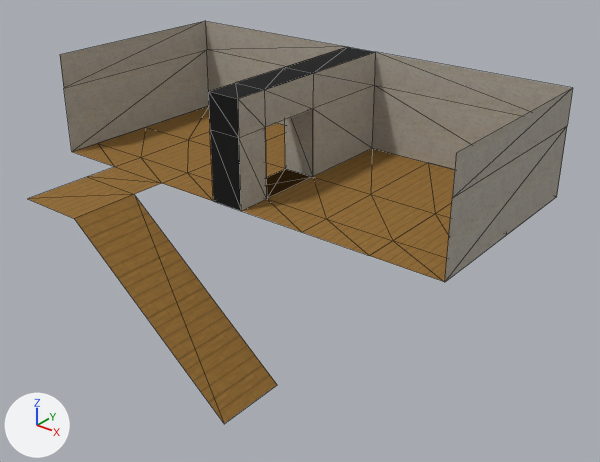
The glTF model models/house/interior_upstairs.glb as it was, and as the next commit left it.
Rendered twice from a camera (50 mm lens) standing at (27.46, -27.39, 8.94) and looking at (14.45, -11.14, -1.14). The lights are fixed; the arrows at lower left show +X, +Y and +Z. Mesh edges are drawn as thin lines. Objects named as collision shapes, trigger or cutter boxes, shadow casters or lower levels of detail are left out. Where no turn or scale is listed for an object, it has been applied to the vertices. Vertices at the same position are counted once.

Objects in the first picture: 'floor2_interior-col', 'floor2_room1_floor-col', 'floor2_room1_walls-col', 'floor2_room2_floor-col', 'floor2_room2_walls-col'.
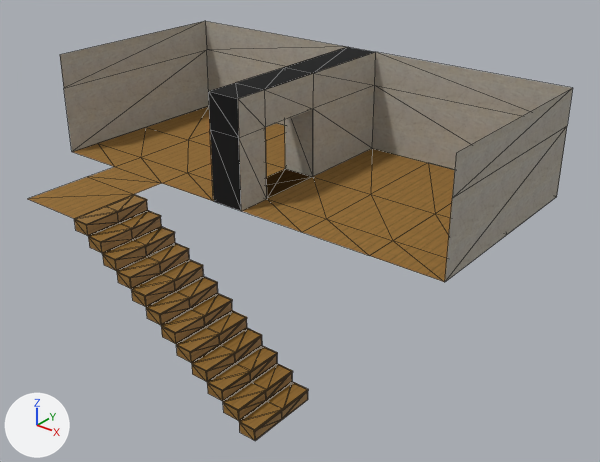
Boxes [x1, y1, x2, y2] around the edits, measured in the pictures (600 x 462 px):
'floor2_interior-col', reshaped (54% shorter): before [28, 47, 375, 424]; after [28, 47, 375, 219]
'Stairs.002', added (brown): after [74, 194, 309, 441]
part 1 of me_cube_031, deleted (brown): before [75, 195, 277, 424]

The change, as a diff of the scene's bpy script:
```diff
--- a/models/house/interior_upstairs.glb.py
+++ b/models/house/interior_upstairs.glb.py
@@ mat_stairs_material @@
+mat_stairs_material = principled_material('Stairs_material')
+mat_stairs_material.texture = img_wood_planks
@@ me_cube_031 @@
 # used by ob_floor2_interior_col; location = (0.0, 0.0, 0.0)
 # verts and faces of me_cube_031; kept vertices keep their numbers, new ones are numbered from 28
 # before: 11 (11.0, -14.0, 0.0) at pixel (134, 194), 13 (11.0, -16.0, 0.0) at pixel (74, 218), 14 (16.0, -14.0, -4.0) at pixel (277, 385), 15 (16.0, -16.0, -4.0) at pixel (224, 424)
-me_cube_031.from_pydata(...)  # 28 vertices, 26 faces; spans x 9.0..16.0, y -16.0..-7.0, z -4.0..3.0
+me_cube_031.from_pydata(...)  # 26 vertices, 24 faces; spans x 9.0..14.0, y -16.0..-7.0, z 0.0..3.0
+# me_cube_031 part 1
+delete_vertices([14, 15])  # with the faces that use them
 me_cube_031.materials.append(mat_wall)
@@ me_stairs_005 @@
+me_stairs_005.from_pydata(...)  # 279 vertices, 552 faces; spans x -6.0..0.02, y -1.0..1.0, z 0.0..4.0
+me_stairs_005.materials.append(mat_stairs_material)  # picture img_wood_planks
@@ ob_stairs_002 @@
+ob_stairs_002 = bpy.data.objects.new('Stairs.002', me_stairs_005)
+ob_stairs_002.location = (17.0, -15.0, -4.0)
```
